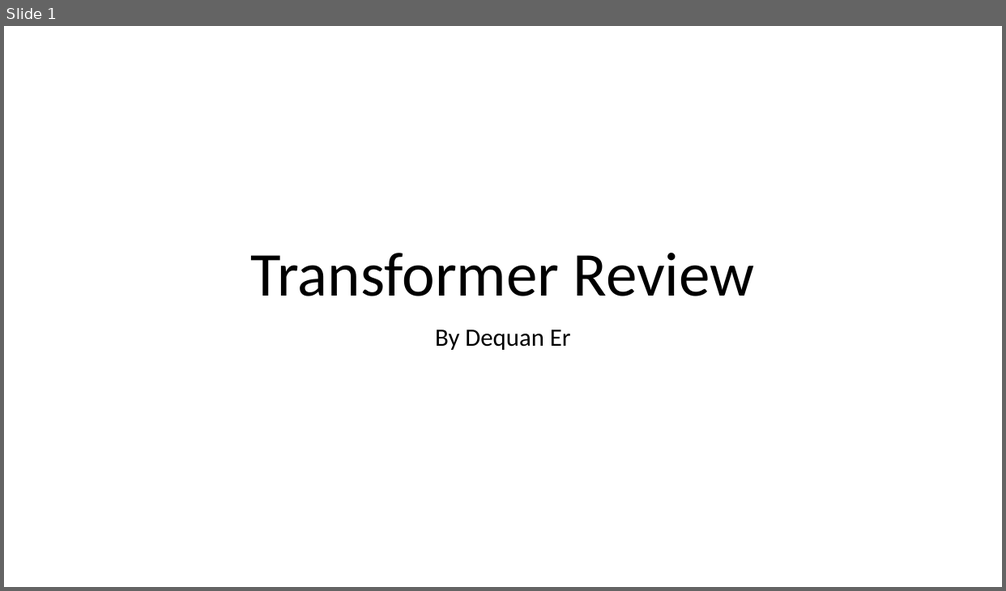
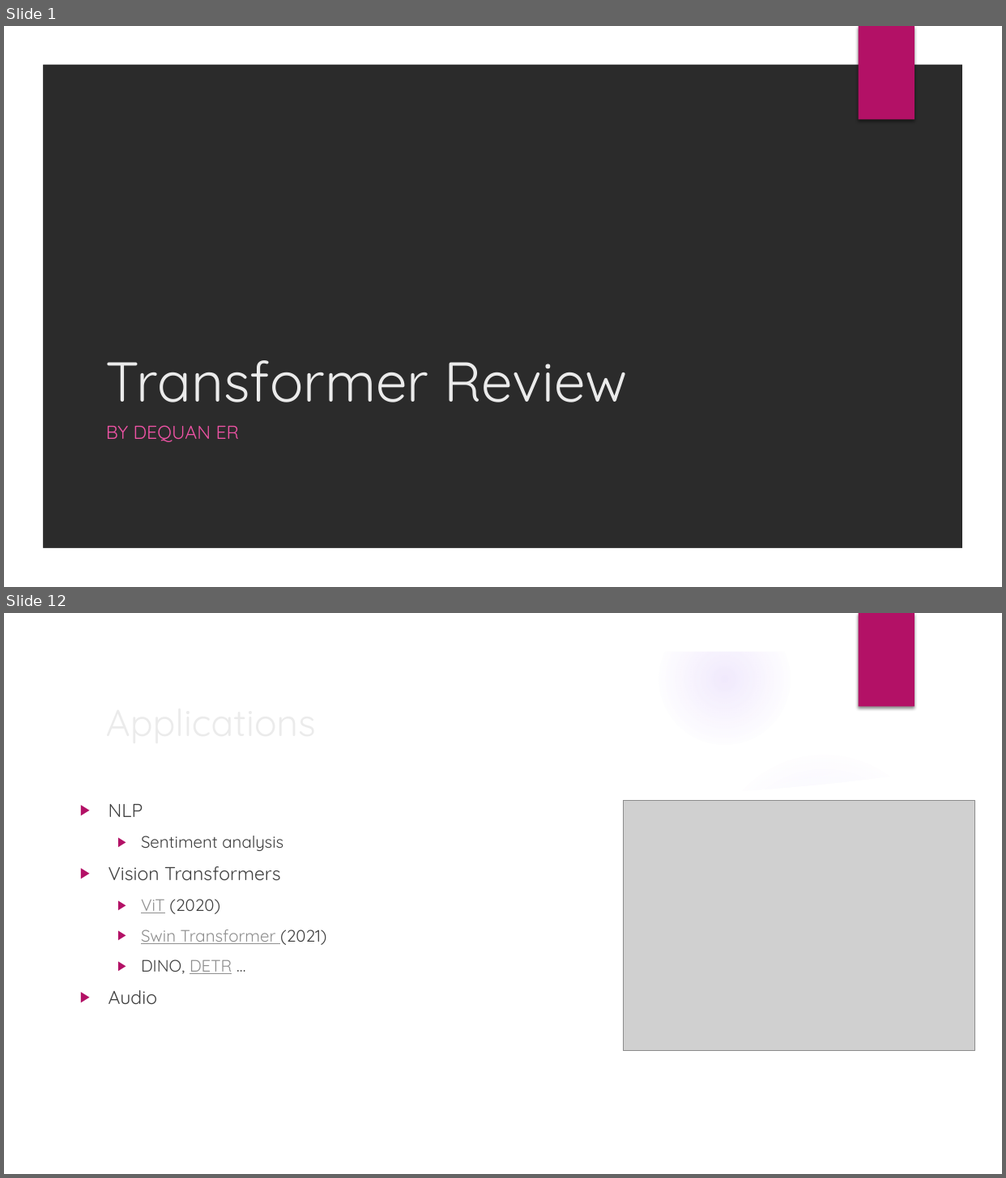
Before and after one commit to erdeq-upenn/code_public, a slide deck: slides/Transformer Review.pptx. Shown one above the other, each under a label of ours: slide 1 before the commit, slides 1 and 12 after it; the slides between them are not shown. The pictures are 1006x591 and 1006x1178 pixels, drawn with LibreOffice and Linux fonts; fonts in the diff are those of the drawing; grey boxes stand for pictures; background and template pictures are left out; a plain dark background stands for a picture behind light text. Boxes give left, top, right and bottom in pixels: in the first picture for what was removed or moved away, otherwise in the second. Text is boxed around its words. In the diff, an @@ line names an element or a change of style, - is before the commit and + after.

```diff
--- a/slides/Transformer Review.pptx
+++ b/slides/Transformer Review.pptx
@@ slide 12 added at <box>4,613,1002,1174</box>, background picture (left out); not listed: 2 template elements that a slide beside it also shows @@
@@ title added at <box>98,692,816,750</box>, 36 pt, text #EBEBEB @@
+Applications
@@ group added at <box>4,614,971,1174</box>: 5 ellipses, 2 freeform shapes @@
@@ text added at <box>108,804,327,1004</box>, 16 pt, text #404040 @@
+▶ NLP
+  ▶ Sentiment analysis
+▶ Vision Transformers
+  ▶ ViT (2020)
+  ▶ Swin Transformer (2021)
+  ▶ DINO, DETR …
+▶ Audio
@@ picture added at <box>623,801,974,1052</box> @@
@@ slide 1 changed as well @@
@@ background #FFFFFF to picture (left out) @@
@@ freeform shape added at <box>4,26,1002,587</box>, fill #FFFFFF @@
@@ rectangle added at <box>859,26,914,120</box>, fill #B31166 @@
@@ title "Transformer Review": place and size @@
-title "Transformer Review" at <box>251,253,755,297</box>
+title "Transformer Review" at <box>106,361,627,403</box>
@@ title "Transformer Review" at <box>106,361,627,403</box>: size 60 to 54 pt, font Calibri to Quicksand, text colour #000000 to #EBEBEB; alignment centre to left; line spacing 0.9 to 1 @@
@@ subtitle at <box>106,425,240,442</box>: text changed; size 24 to 18 pt; font Calibri to Quicksand; text colour #000000 to #EF53A5 @@
-By Dequan Er
+BY DEQUAN ER
```
Also in this commit, not shown: 4 other slides changed, 7 other slides added, 2 slides removed, 2 other files.
